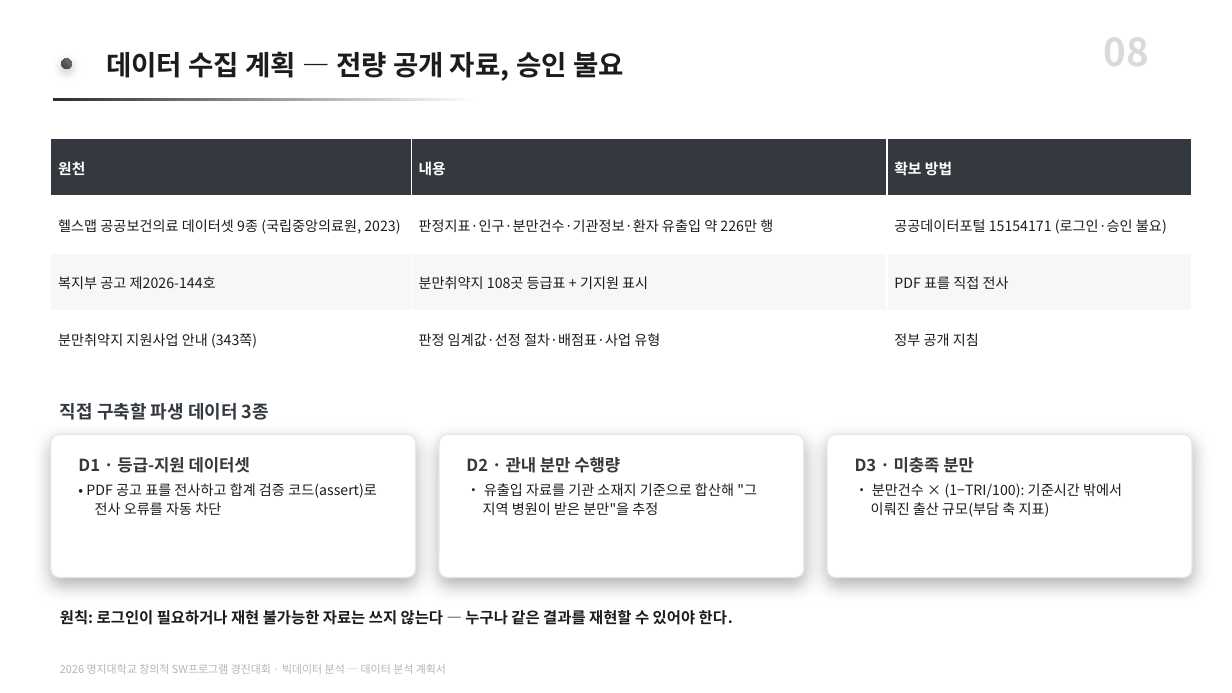
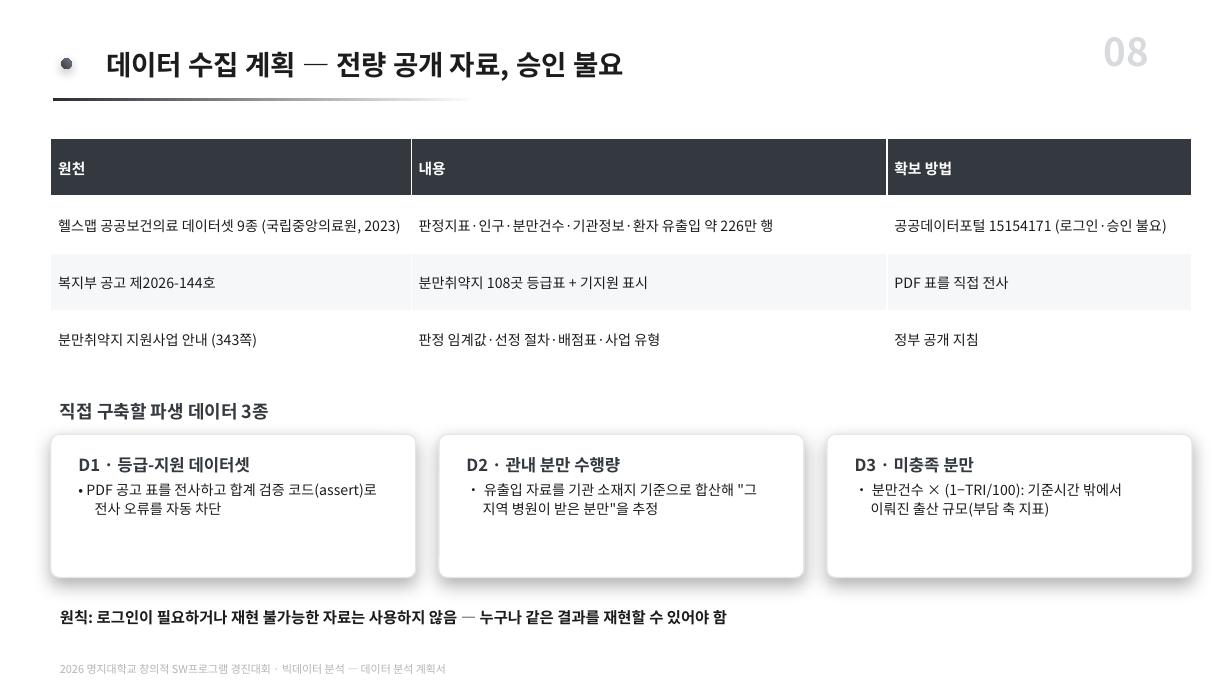
Before and after one commit to karvvan/maternity-care-policy-audit, a slide deck: slide 8 of 04_제출물/데이터분석_계획서.pptx. Drawn at 1232x693 pixels with LibreOffice and Linux fonts; fonts in the diff are those of the drawing. Boxes give left, top, right and bottom in pixels: in the first picture for what was removed or moved away, otherwise in the second. Text is boxed around its words. In the diff, an @@ line names an element or a change of style, - is before the commit and + after.

Commit message:
계획서 PPT 개조식 전환 (44곳)
보고서와 문체를 맞춘다. 종결어미를 ~함/~임/명사형으로 바꾸고, 지시문 성격의
줄("~한다")은 명사구로 정리했다. 잔여 서술체 0.

- 제출본은 문단 치환 44/44로 반영(재생성 아님). 대표자가 직접 고친 문구
  (검증 타겟 1·2, "여전히 존재하는 분만취약지" 등)는 전부 보존.
- 생성기도 같은 문구로 동기화해 재생성 시 되돌아가지 않게 함.
- 결과보고서 PPT는 팀원 작업 중이라 손대지 않음(HOLD). 점검만 수행 — 이상 없음.

```diff
--- a/04_제출물/데이터분석_계획서.pptx
+++ b/04_제출물/데이터분석_계획서.pptx
@@ text at (60, 607, 727, 627): text changed @@
-원칙: 로그인이 필요하거나 재현 불가능한 자료는 쓰지 않는다 — 누구나 같은 결과를 재현할 수 있어야 한다.
+원칙: 로그인이 필요하거나 재현 불가능한 자료는 사용하지 않음 — 누구나 같은 결과를 재현할 수 있어야 함
```
Also in this commit, not shown: 9 other slides changed, 2 other files.
